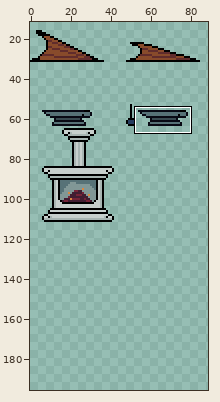
Edited in one commit: pixel-art file (art/objects.aseprite). The first picture is a wide view before the edit; the outline marks the close-up.
Close-up. Before the commit:
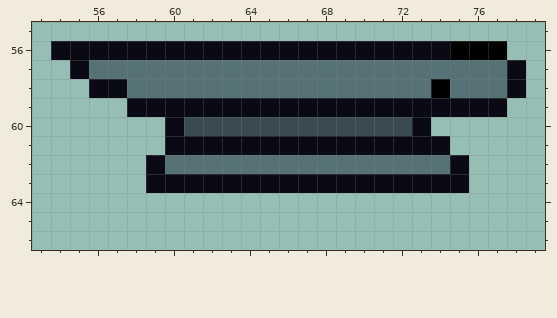
128x128 pixels, 1 frame. Shown: x 53..79, y 55..66. The old version is drawn lined up with the new one, on the new canvas. The wide view leaves out empty margins. The commit also changed other parts of the picture, which this record leaves out.
The same view after the edit:
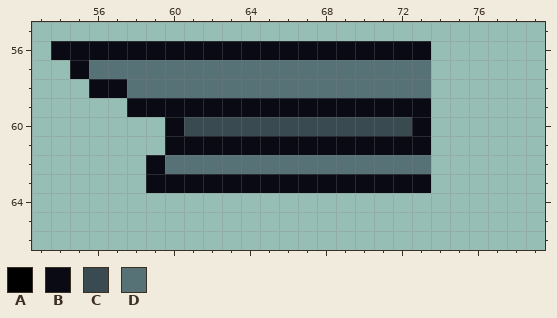
Palette (. is transparent): A #000000  B #090a14  C #394a50  D #577277
Edits made:
canvas 128x128 -> 128x256
@@ x 72..79 @@
 55 ........
-56 BBBAAA..
-57 DDDDDDB.
-58 DDADDDB.
-59 BBBBBB..
+56 BB......
+57 DD......
+58 DD......
+59 BB......
 60 CB......
-61 BBB.....
-62 DDDB....
-63 BBBB....
+61 BB......
+62 DD......
+63 BB......
 64 ........
